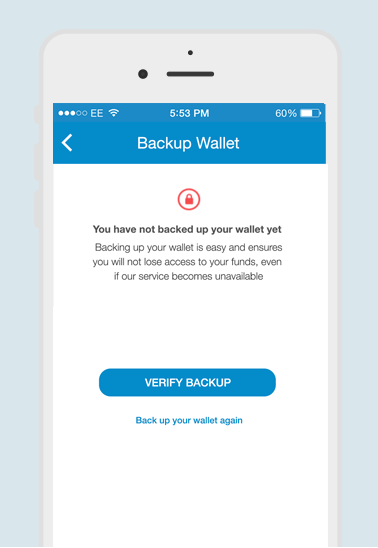
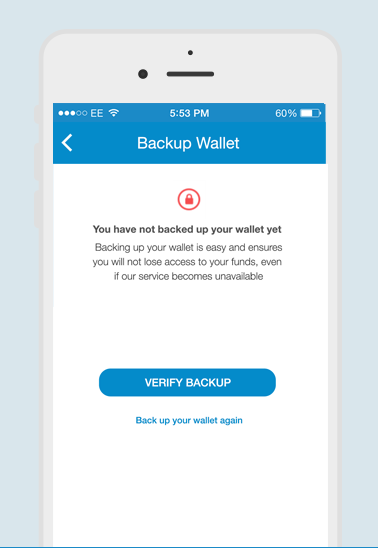
Comparing the layer stacks of the two 378x548 images. Changes:
painted on "Layer 1" over [0,547,378,548]
